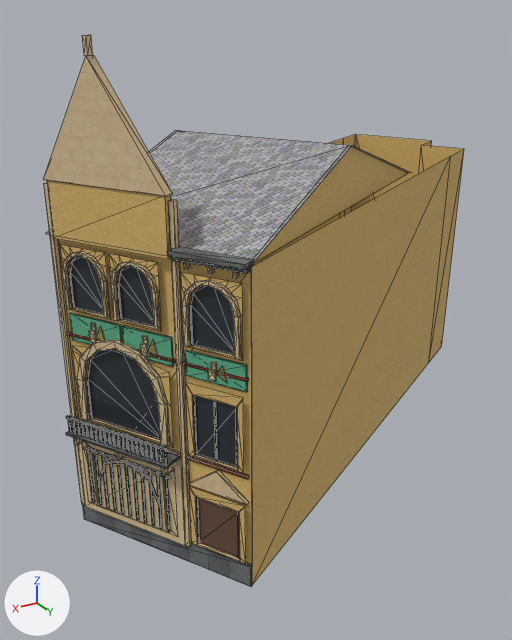
A saved change to the glTF model viewer/districts/2018-harmonie/landmarks/501637651.glb.
Before and after are seen from a 50 mm lens placed at (-180.3, 326.4, 17.3), pointed at (-194.5, 302.8, 5.5). Lighting does not change. The marker at lower left points along +X, +Y and +Z. The older version comes first. Mesh edges are drawn as thin lines. Where no turn or scale is listed for an object, it has been applied to the vertices. Vertices at exactly the same position are counted once.

In view in the first picture: 'bldg_501637651_landmark'.
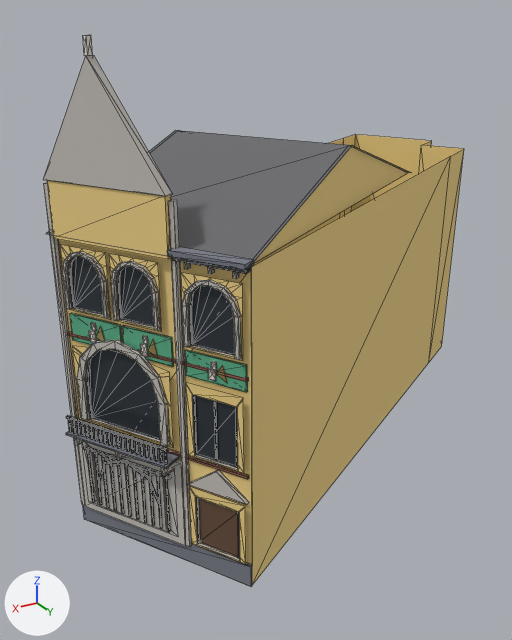
The newer file is also turned or shifted as a whole; pictures and numbers use the older file's frame.

What differs and where, as boxes [x1, y1, x2, y2] in the pictures (512 x 640 px; the box of a moved part takes in the faces that stretch with it):
part 1 of me_bldg_501637651_landmark, moved or reshaped: [70, 256, 234, 506] in both
part 2 of me_bldg_501637651_landmark, recoloured: [66, 247, 254, 587] in both
part 3 of me_bldg_501637651_landmark, recoloured: [67, 332, 249, 479] in both
part 4 of me_bldg_501637651_landmark, recoloured: [47, 134, 464, 585] in both
part 5 of me_bldg_501637651_landmark, recoloured (darker): [46, 130, 411, 270] in both
part 6 of me_bldg_501637651_landmark, recoloured: [43, 55, 249, 561] in both
part 7 of me_bldg_501637651_landmark, recoloured: [83, 35, 217, 381] in both

The edits, one by one:
Material 'bluestone' (mat_bluestone) is new.
Its base color is (0.19, 0.2, 0.24) (grey #797c86).
Its roughness is 0.86.
Material 'brick_yellow' (mat_brick_yellow) is new.
Its base color is (0.86, 0.64, 0.24) (yellow #efd186).
Its roughness is 0.9.
Material 'stone_white' (mat_stone_white) is new.
Its base color is (0.82, 0.78, 0.7) (white #eae5da).
Its roughness is 0.82.
Material 'stone_grey' (mat_stone_grey) is new.
Its base color is (0.55, 0.52, 0.48) (light grey #c4bfb8).
Its roughness is 0.88.
Material 'brick' (mat_brick) is new.
Its base color is (0.31, 0.12, 0.08) (brown #976150).
Its roughness is 0.9.
Material 'slate' (mat_slate) is new.
Its base color is (0.14, 0.14, 0.15) (dark grey #69696c).
Its roughness is 0.7.
me_bldg_501637651_landmark has 1108 vertices, 1527 faces and spans x -11.5..11.5, y -8.5..8.5, z -8.3..8.3.
me_bldg_501637651_landmark is used by ob_bldg_501637651_landmark; location (-196.8, 302.65, 8.47).
me_bldg_501637651_landmark part 1: 70 of 1108 vertices moved; they spanned x 7.6..10.9, y 2.6..7.9, z -7.3..2.2 and now span x 7.6..10.9, y 2.6..7.9, z -7.3..2.2; mean shift (0.0, 0.0, 0.0); largest move (10.9, 2.6, -4.7) -> (9.1, 5.7, -7.3).
me_bldg_501637651_landmark part 2: 38 faces spanning x 7.3..11.5, y 2.2..8.5, z -8.3..2.9 switch from mat_lm_bluestone to mat_bluestone (grey #797c86).
me_bldg_501637651_landmark part 3: 20 faces spanning x 7.4..10.9, y 2.3..8.2, z -4.1..-0.7 switch from mat_lm_brick_red to mat_brick (brown #976150).
me_bldg_501637651_landmark part 4: 155 faces spanning x -11.5..11.0, y -8.5..8.3, z -8.3..4.8 switch from mat_lm_brick_yellow to mat_brick_yellow (yellow #efd186).
me_bldg_501637651_landmark part 5: 4 faces spanning x -4.8..11.2, y -5.0..8.4, z 2.6..4.8 switch from mat_church_slate to mat_slate (dark grey #69696c).
me_bldg_501637651_landmark part 6: 428 faces spanning x 7.4..11.2, y 2.2..8.2, z -7.6..7.8 switch from mat_lm_stone_grey to mat_stone_grey (light grey #c4bfb8).
me_bldg_501637651_landmark part 7: 92 faces spanning x 8.0..10.4, y 3.2..7.4, z -1.0..8.3 switch from mat_lm_stone_white to mat_stone_white (white #eae5da).
